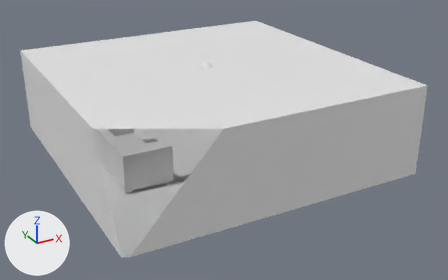
What one commit did to the Blender file Shadow Mapping/Room.blend.
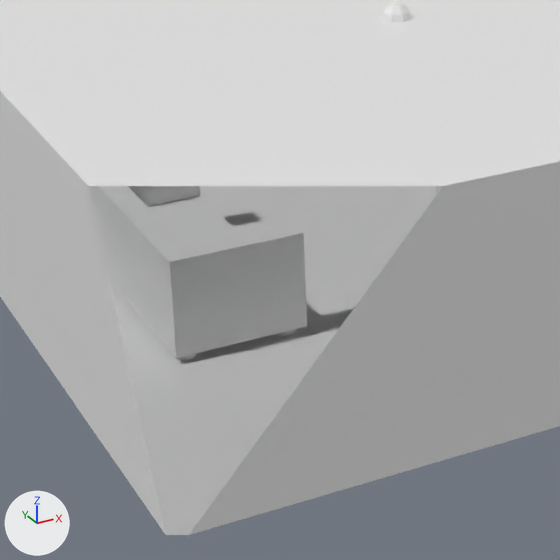
Each version appears first whole from a 50 mm lens placed at (-9.11, -17.79, 9.08), pointed at (0.3, -0.68, 0.53), and next in a close-up on the part from 13% to 60% of the width and 21% to 95% of the height. Arrows for +X, +Y and +Z are at lower left; the lights stay in place. Everything nearer to the camera than a plane just in front of the edit is cut away.

The first close-up shows 'Room', 'Sofa'.
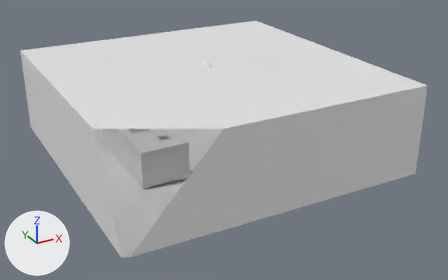
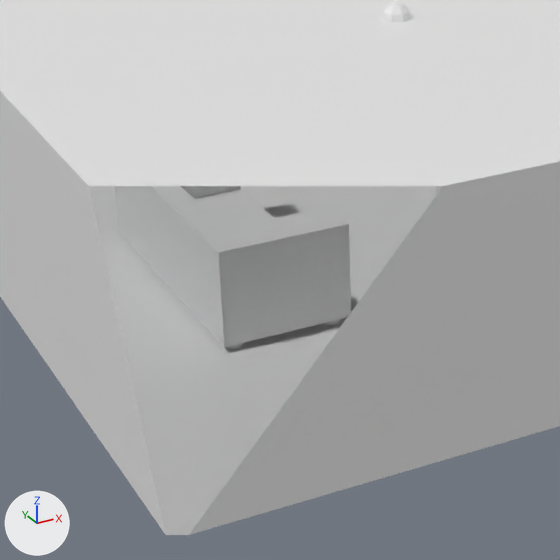
Where the newer file only moved an object's origin or applied its transform, the numbers keep the older frame.

Where the change shows, as pixel boxes [x1, y1, x2, y2] in the close-ups (560 x 560 px):
'Sofa', mesh moved
    before: [89, 186, 307, 360]
    after: [115, 186, 351, 349]

The change, as a list of edits to the scene's bpy script:
```text
Change me_sofamesh:
    where me_sofamesh.from_pydata(...)  # 294 vertices, 170 faces; spans x -1.24..3.18, y -5.04..5.04, z -0.99..2.53
    used by ob_sofa; location = (-3.29, 0.0, 0.36); rotation_axis_angle = (0.0, 0.0, 1.0, 0.0); scale = (0.362, 0.362, 0.362)
    me_sofamesh part 1: the whole mesh is moved by (1.58, 0.01, -0.04)
```
